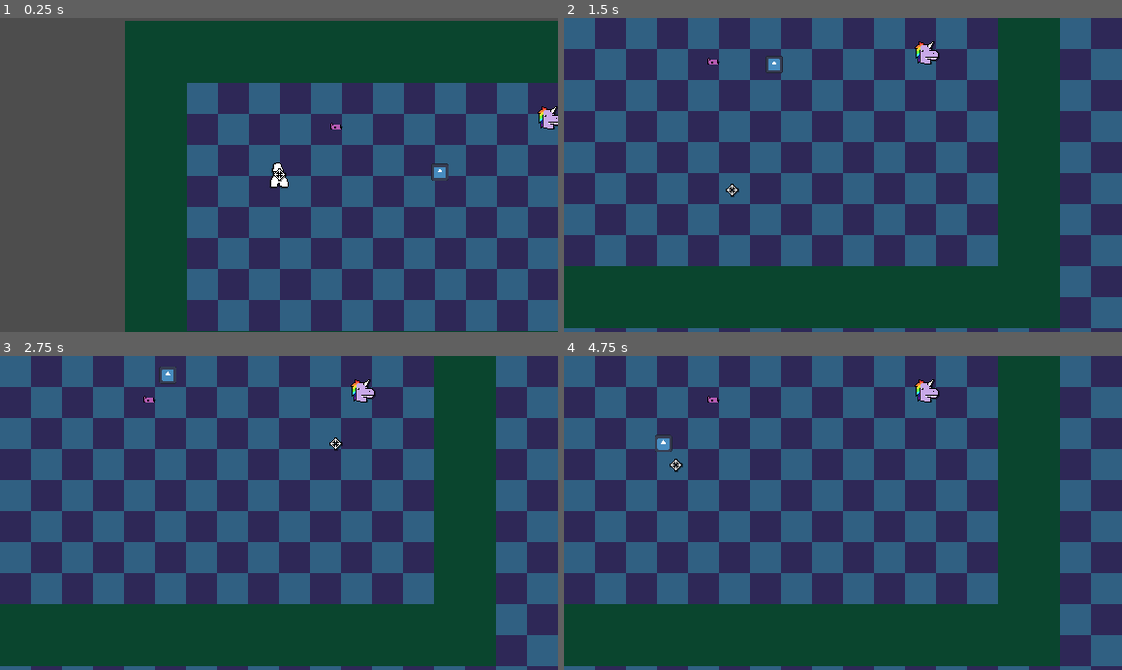
Above: before the commit, frames 1-4 (two rows, left to right).
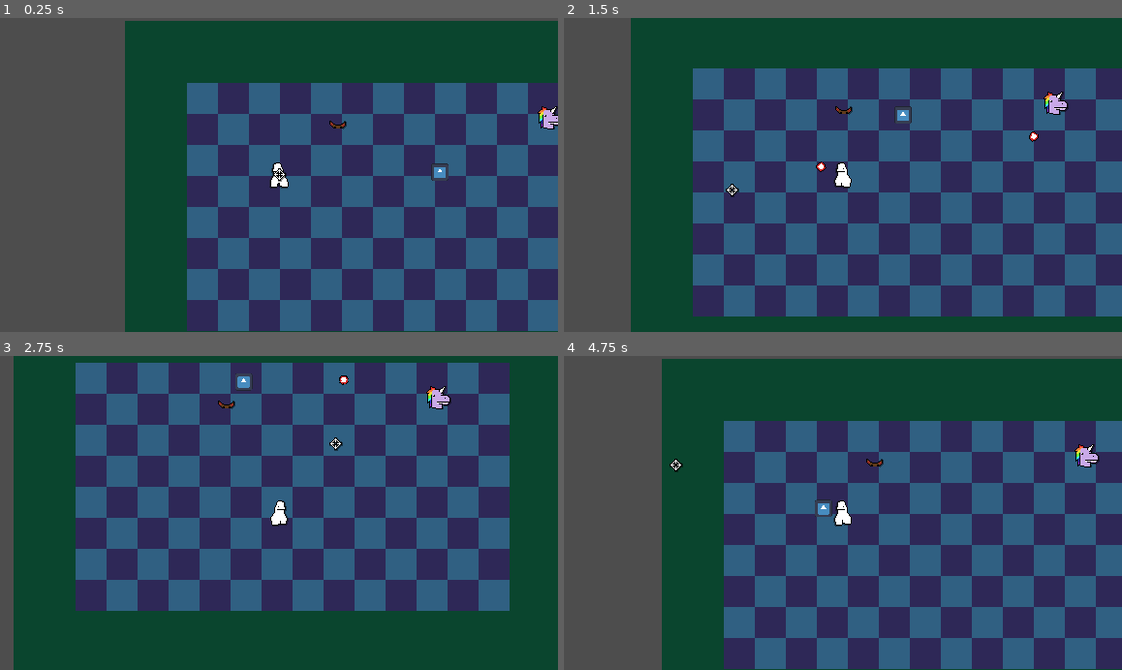
Above: after the commit, the same moments.

Repository: home-gamejam/global-gamejam-202601
Game: Godot game, scene res://scenes/world.tscn
Same seed, same stepped clock (60 frames per second), same inputs: the game is played once before the commit and once after it. The engine's default icon, where the game draws it, is replaced by a stand-in: a white triangle on a blue panel in a dark square.
Inputs (mouse positions are in pixels of both pictures, inside the frame that each line leads up to):
- Up to frame 1 (0.25 s): no input
- Up to frame 2 (1.5 s): move the mouse to (965, 159) at 0.52 s; hold D (right) 0.53-1.28 s; tap Mouse wheel down (back_mask, bound only after the commit) at 0.6 s; click (965, 159) at 0.67 s; tap Q (switch_mask, bound only after the commit) at 0.8, 1.35 s; move the mouse to (731, 190) at 1.27 s; hold S (down) from 1.28 s (still down); click (731, 190) at 1.42 s
- Up to frame 3 (2.75 s): tap Mouse wheel down (back_mask, bound only after the commit) at 1.55 s; move the mouse to (334, 443) at 2.02 s; release S (down) at 2.03 s; hold D (right) from 2.03 s (still down); tap E (interact) at 2.1 s; click (334, 443) at 2.17 s; tap Q (switch_mask, bound only after the commit) at 2.3 s
- Up to frame 4 (4.75 s): move the mouse to (815, 575) at 2.77 s; release D (right) at 2.78 s; hold W (up) 2.78-3.53 s; click (815, 575) at 2.85 s; tap Mouse wheel down (back_mask, bound only after the commit) at 3.05, 3.6, 4.55 s; move the mouse to (1010, 560) at 3.52 s; hold A (left) from 3.53 s (still down); click (1010, 560) at 3.67 s; tap Q (switch_mask, bound only after the commit) at 3.8, 4.35 s; move the mouse to (675, 465) at 4.27 s; click (675, 465) at 4.42 s

The runs differ from the first frame. In frame 1, less than 0.1% of the frame differs, in the area x 59-63%, y 32-36%; in frame 2, 69%; in frame 3, 57%; in frame 4, 88%, in the area x 0-100%, y 0-100%.
Error after the commit: Trying to assign value of type 'bullet.gd' to a variable of type 'mask.gd'. (res://scripts/bullet.gd:6)

Commit message:
swapping of masks

Diff:
--- a/prison-un-break/project.godot
+++ b/prison-un-break/project.godot
@@ -57,6 +57,17 @@
 "events": [Object(InputEventKey,"resource_local_to_scene":false,"resource_name":"","device":-1,"window_id":0,"alt_press …(192 unchanged characters)…
 ]
 }
+switch_mask={
+"deadzone": 0.2,
+"events": [Object(InputEventKey,"resource_local_to_scene":false,"resource_name":"","device":-1,"window_id":0,"alt_pressed":false,"shift_pressed":false,"ctrl_pressed":false,"meta_pressed":false,"pressed":false,"keycode":0,"physical_keycode":81,"key_label":0,"unicode":113,"location":0,"echo":false,"script":null)
+, Object(InputEventMouseButton,"resource_local_to_scene":false,"resource_name":"","device":-1,"window_id":0,"alt_pressed":false,"shift_pressed":false,"ctrl_pressed":false,"meta_pressed":false,"button_mask":8,"position":Vector2(36, 8),"global_position":Vector2(45, 56),"factor":1.0,"button_index":4,"canceled":false,"pressed":true,"double_click":false,"script":null)
+]
+}
+back_mask={
+"deadzone": 0.2,
+"events": [Object(InputEventMouseButton,"resource_local_to_scene":false,"resource_name":"","device":-1,"window_id":0,"alt_pressed":false,"shift_pressed":false,"ctrl_pressed":false,"meta_pressed":false,"button_mask":16,"position":Vector2(178, 17),"global_position":Vector2(187, 65),"factor":1.0,"button_index":5,"canceled":false,"pressed":true,"double_click":false,"script":null)
+]
+}
 
 [physics]
 
--- /dev/null
+++ b/prison-un-break/resources/boomerang_mask.tres
@@ -0,0 +1,10 @@
+[gd_resource type="Resource" script_class="MaskResource" format=3 uid="uid://xpxwt73yi2qo"]
+
+[ext_resource type="Script" uid="uid://bmpvsy2rdhr0f" path="res://scripts/mask_resource.gd" id="1_maxsg"]
+[ext_resource type="Texture2D" uid="uid://chlv7oek1fh2a" path="res://sprites/boomer.png" id="2_vkso3"]
+
+[resource]
+script = ExtResource("1_maxsg")
+texture = ExtResource("2_vkso3")
+damage = 10
+metadata/_custom_type_script = "uid://bmpvsy2rdhr0f"
--- /dev/null
+++ b/prison-un-break/resources/sword_mask.tres
@@ -0,0 +1,10 @@
+[gd_resource type="Resource" script_class="MaskResource" format=3 uid="uid://c64koqekbkrua"]
+
+[ext_resource type="Script" uid="uid://bmpvsy2rdhr0f" path="res://scripts/mask_resource.gd" id="1_opl8s"]
+[ext_resource type="Texture2D" uid="uid://bb5a3dh8lf2gy" path="res://sprites/sowrd.png" id="2_76gei"]
+
+[resource]
+script = ExtResource("1_opl8s")
+texture = ExtResource("2_76gei")
+damage = 40
+metadata/_custom_type_script = "uid://bmpvsy2rdhr0f"
--- a/prison-un-break/scenes/R-P_Enemy.tscn
+++ b/prison-un-break/scenes/R-P_Enemy.tscn
@@ -74,7 +74,7 @@
 
 [node name="HitBox" type="Area2D" parent="." unique_id=1283892853]
 collision_layer = 0
-collision_mask = 2
+collision_mask = 4
 script = ExtResource("3_qy8m0")
 damage = 5
 metadata/_custom_type_script = "uid://bh4ghuseskveo"
--- a/prison-un-break/scenes/player.tscn
+++ b/prison-un-break/scenes/player.tscn
@@ -80,7 +80,7 @@
 debug_color = Color(0.68284357, 0.93505144, 0.9999998, 0.41960785)
 
 [node name="HurtBox" type="Area2D" parent="." unique_id=775546924]
-collision_layer = 2
+collision_layer = 4
 collision_mask = 0
 script = ExtResource("4_dqkch")
 metadata/_custom_type_script = "uid://cmst56q7tl4s2"
--- a/prison-un-break/scenes/world.tscn
+++ b/prison-un-break/scenes/world.tscn
@@ -5,8 +5,9 @@
 [ext_resource type="PackedScene" uid="uid://dv4c5wvld2g82" path="res://scenes/R-P_Enemy.tscn" id="3_4mrxx"]
 [ext_resource type="PackedScene" uid="uid://c27nuc70hf1b2" path="res://scenes/crosshair.tscn" id="4_7r4gi"]
 [ext_resource type="PackedScene" uid="uid://cyqjgn00w4joi" path="res://scenes/mask_item.tscn" id="5_qfnet"]
-[ext_resource type="Resource" uid="uid://ck1ax4xojgg10" path="res://resources/ninja_mask.tres" id="6_e3hyu"]
+[ext_resource type="Resource" uid="uid://xpxwt73yi2qo" path="res://resources/boomerang_mask.tres" id="6_i7141"]
 [ext_resource type="Resource" uid="uid://sm7bhpkjkkaj" path="res://resources/unicorn_mask.tres" id="7_i7141"]
+[ext_resource type="AudioStream" uid="uid://be4a2qyrtuvpr" path="res://Sounds/mask.mp3" id="8_4mrxx"]
 
 [sub_resource type="TileSetAtlasSource" id="TileSetAtlasSource_tlwt5"]
 texture = ExtResource("2_i7141")
@@ -39,8 +40,12 @@
 
 [node name="MaskItem" parent="." unique_id=1670828759 instance=ExtResource("5_qfnet")]
 position = Vector2(156, 46)
-mask_resource = ExtResource("6_e3hyu")
+mask_resource = ExtResource("6_i7141")
 
 [node name="MaskItem2" parent="." unique_id=1255726700 instance=ExtResource("5_qfnet")]
 position = Vector2(375, 40)
 mask_resource = ExtResource("7_i7141")
+
+[node name="AudioStreamPlayer2D" type="AudioStreamPlayer2D" parent="." unique_id=1862867323]
+stream = ExtResource("8_4mrxx")
+autoplay = true
--- a/prison-un-break/scripts/bullet.gd
+++ b/prison-un-break/scripts/bullet.gd
@@ -3,9 +3,13 @@
 const SPEED = 300
 
 @onready var hit_box: HitBox = $HitBox
+@onready var mask: Mask = $"."
+
+@export var _mask_resource: MaskResource
 
 func _ready() -> void:
 	hit_box.area_entered.connect(_bullet_collision)
+	#mask_resource = mask.mask_resource == _mask_resource
 
 func _process(delta: float) -> void:
 	position += transform.x * SPEED * delta
--- a/prison-un-break/scripts/player.gd
+++ b/prison-un-break/scripts/player.gd
@@ -7,6 +7,8 @@
 @onready var player: Player = $"."
 
 @export var masks : Array[MaskResource]
+
+var current_mask_index : int = 0
 
 var colliding_mask: MaskItem = null
 var health : int = 20
@@ -40,6 +42,36 @@
 		mask.mask_resource = colliding_mask.mask_resource
 		colliding_mask.queue_free()
 
+	if Input.is_action_just_pressed("switch_mask"):
+		_select_next_item()
+	if Input.is_action_just_pressed("back_mask"):
+		_select_previous_item()
+
+func _select_next_item():
+	if masks.size() == 0:
+		return
+
+	current_mask_index = (current_mask_index + 1) % masks.size()
+	_update_current_mask()
+
+func _select_previous_item():
+	if masks.size() == 0:
+		return
+	current_mask_index = (current_mask_index - 1) % masks.size()
+	_update_current_mask()
+
+func _update_current_mask():
+	var selcted_mask = masks[current_mask_index]
+	mask.mask_resource = masks[current_mask_index]
+	#print("Current Mask:", selcted_mask)
+
+func _swap_items(index_a: int, index_b: int):
+	if index_a >= 0 and index_a < masks.size() and index_b >=0 and index_b < masks.size():
+		var buffer = masks[index_a]
+		masks[index_a] = masks[index_b]
+		masks[index_b] = buffer
+		#print("Swapped Masks:", masks)
+
 func _hand_rotations():
 	var mouse_pos = get_global_mouse_position()
 	var direction = mouse_pos - position
Not shown, added: prison-un-break/Sounds/mask.mp3.import
Binary file added: prison-un-break/sprites/boomer.png
Not shown, added: prison-un-break/sprites/boomer.png.import
Binary file changed: prison-un-break/sprites/concepts.aseprite
Binary file added: prison-un-break/sprites/sowrd.png
Not shown, added: prison-un-break/sprites/sowrd.png.import
Not shown, added: prison-un-break/Sounds/mask.mp3
